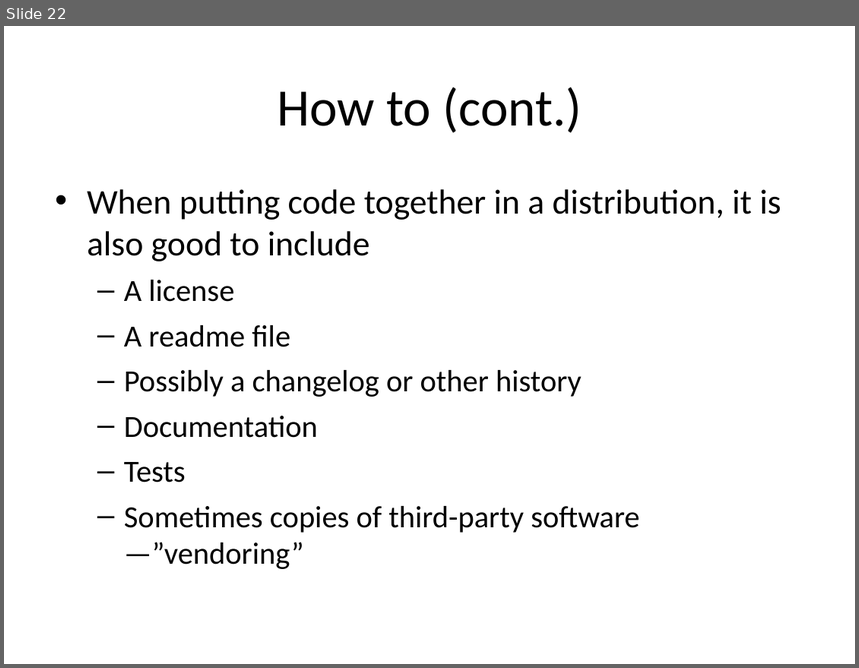
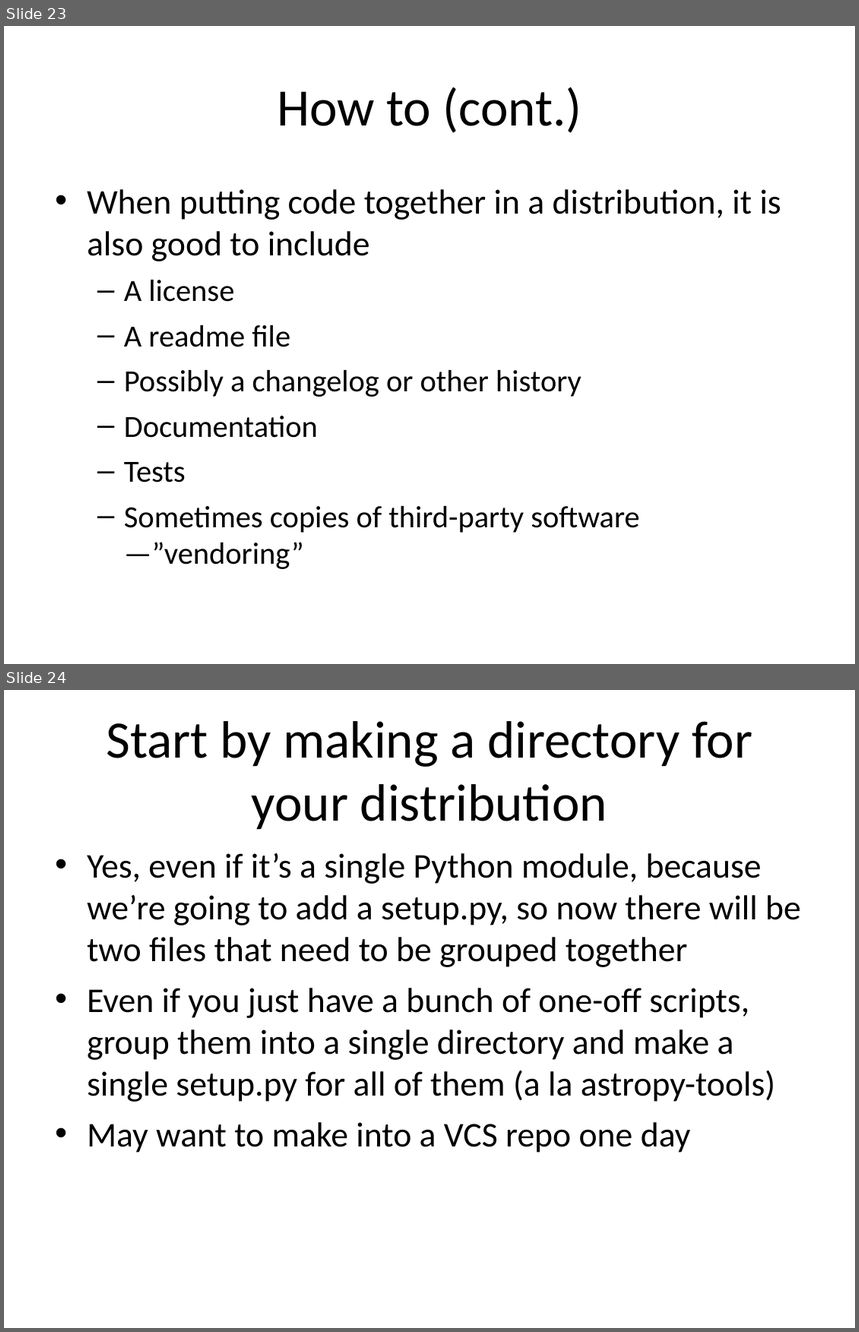
Before and after one commit to embray/pyastro-packaging-tutorial, a slide deck: packaging.ppt. Shown one above the other, each under a label of ours: slide 22 before the commit, slides 23 and 24 after it. The pictures are 859x668 and 859x1332 pixels, drawn with LibreOffice and Linux fonts; fonts in the diff are those of the drawing. Boxes give left, top, right and bottom in pixels: in the first picture for what was removed or moved away, otherwise in the second. Text is boxed around its words. In the diff, an @@ line names an element or a change of style, - is before the commit and + after.

Commit message:
Start of 'hands on' portion

```diff
--- a/packaging.ppt
+++ b/packaging.ppt
@@ slide 24 added at (x1=4, y1=690, x2=855, y2=1328), background #FFFFFF @@
@@ title added at (x1=107, y1=721, x2=753, y2=829), 49 pt, text #000000 @@
+Start by making a directory for your distribution
@@ text added at (x1=87, y1=853, x2=801, y2=1153), 32.4 pt, text #000000 @@
+• Yes, even if it’s a single Python module, because we’re going to add a setup.py, so now there will be two files that need to be grouped together
+• Even if you just have a bunch of one-off scripts, group them into a single directory and make a single setup.py for all of them (a la astropy-tools)
+• May want to make into a VCS repo one day
@@ what was slide 22 is now slide 23 @@
```
Also in this commit, not shown: 14 other slides added.
